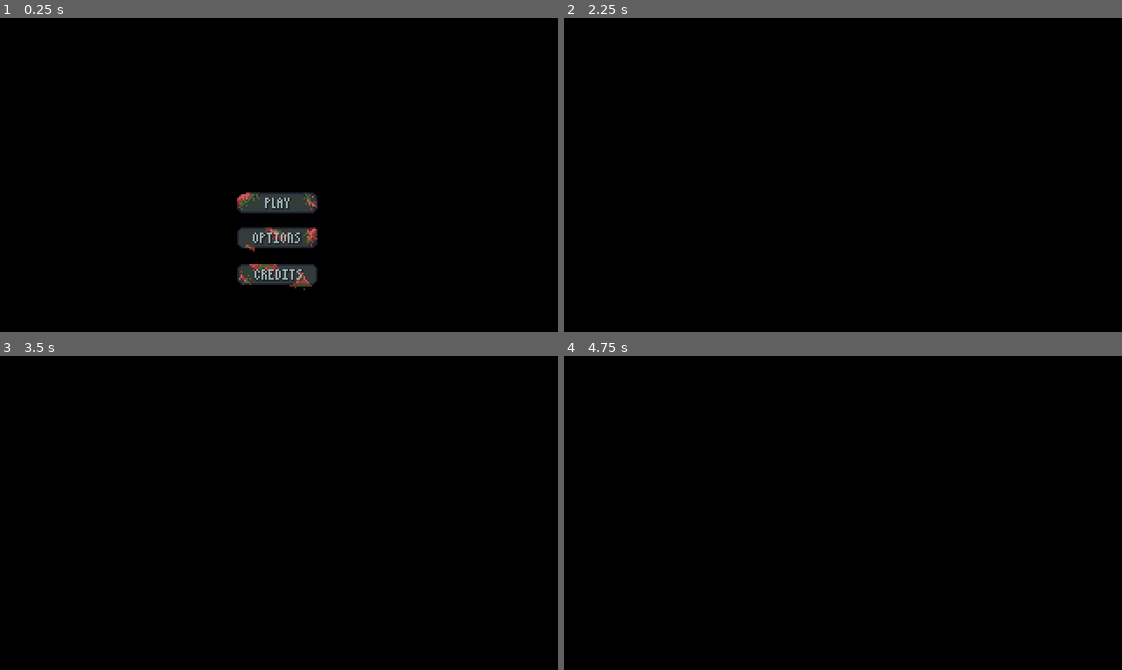
Above: before the commit, frames 1-4 (two rows, left to right).
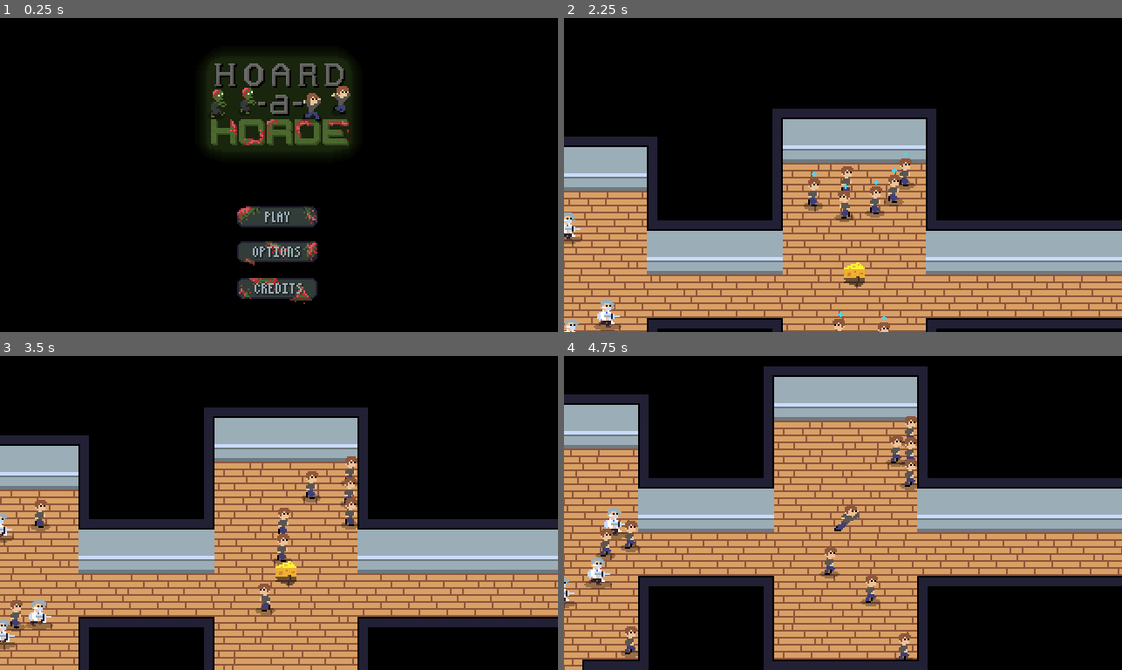
Above: after the commit, the same moments.

Repository: lucasericsson222/gmtk2024
Game: Godot game, scene res://scenes/menu.tscn
The game is run twice, just before and just after one commit, with the same random seed, the same clock (stepped at 60 frames per second) and the same inputs.
Inputs (mouse positions are in pixels of both pictures, inside the frame that each line leads up to; where the layout moved, square brackets give the same spot in the first picture):
- Up to frame 1 (0.25 s): no input
- Up to frame 2 (2.25 s): click (843, 253) [843, 240] at 0.5 s; click (843, 206) at 1.27 s; click (843, 218) at 2.02 s
- Up to frame 3 (3.5 s): tap Enter at 2.75 s; move the mouse to (401, 497) at 2.77 s; hold D (right) from 2.78 s (still down); hold Shift (clump) from 2.78 s (still down)
- Up to frame 4 (4.75 s): move the mouse to (731, 528) at 3.52 s; release D (right) at 3.53 s; release Shift (clump) at 3.53 s; hold S (down) 3.53-4.28 s; tap Space (spread) at 3.6 s; move the mouse to (898, 443) at 4.27 s; hold D (right) from 4.28 s (still down); hold F (throw) from 4.28 s (still down)

The runs differ from the first frame. In frame 1, 12% of the frame differs, in the area x 36-64%, y 12-92%; in frame 2, 49%; in frame 3, 54%; in frame 4, 59%, in the area x 0-100%, y 3-100%.

Commit message:
menus finished besides one asset

Diff:
--- a/cheese_human.gd
+++ b/cheese_human.gd
@@ -29,7 +29,6 @@
 
 
 func _on_animated_sprite_2d_animation_finished() -> void:
-	print("HI")
 	if dying:
 		var zombie_instance = zombie_scene.instantiate()
 		zombie_instance.position = position
--- a/scenes/menu.tscn
+++ b/scenes/menu.tscn
@@ -1,9 +1,14 @@
-[gd_scene load_steps=14 format=3 uid="uid://cp8c2cb4h268c"]
+[gd_scene load_steps=16 format=3 uid="uid://cp8c2cb4h268c"]
 
 [ext_resource type="Script" path="res://scripts/menu.gd" id="1_q0dbo"]
 [ext_resource type="Texture2D" uid="uid://dsxyjwwpsx7vk" path="res://assets/menu_buttons.png" id="2_apugt"]
+[ext_resource type="Texture2D" uid="uid://yivgsec34y5k" path="res://assets/title_screen_with_people_and_zombies.png" id="2_y8qkh"]
 [ext_resource type="Texture2D" uid="uid://mgav88ow3jbv" path="res://assets/menu_buttons_clicked.png" id="3_hvkmk"]
 [ext_resource type="Texture2D" uid="uid://cqt21v5t4j3oy" path="res://assets/menu_buttons_hover.png" id="4_nwyip"]
+
+[sub_resource type="AtlasTexture" id="AtlasTexture_vnfio"]
+atlas = ExtResource("2_y8qkh")
+region = Rect2(25, 7, 96, 68)
 
 [sub_resource type="AtlasTexture" id="AtlasTexture_4ronr"]
 atlas = ExtResource("2_apugt")
@@ -68,24 +73,32 @@
 size_flags_vertical = 4
 theme_override_constants/separation = 7
 
+[node name="TextureRect" type="TextureRect" parent="MarginContainer/VBoxContainer"]
+layout_mode = 2
+size_flags_horizontal = 4
+texture = SubResource("AtlasTexture_vnfio")
+
 [node name="Separator" type="Control" parent="MarginContainer/VBoxContainer"]
-custom_minimum_size = Vector2(0, 70)
+custom_minimum_size = Vector2(0, 10)
 layout_mode = 2
 
 [node name="Play" type="TextureButton" parent="MarginContainer/VBoxContainer"]
 layout_mode = 2
+size_flags_horizontal = 4
 texture_normal = SubResource("AtlasTexture_4ronr")
 texture_pressed = SubResource("AtlasTexture_s1ulu")
 texture_hover = SubResource("AtlasTexture_6u3li")
 
 [node name="Options" type="TextureButton" parent="MarginContainer/VBoxContainer"]
 layout_mode = 2
+size_flags_horizontal = 4
 texture_normal = SubResource("AtlasTexture_sm6in")
 texture_pressed = SubResource("AtlasTexture_8yk28")
 texture_hover = SubResource("AtlasTexture_8c8km")
 
 [node name="Credits" type="TextureButton" parent="MarginContainer/VBoxContainer"]
 layout_mode = 2
+size_flags_horizontal = 4
 texture_normal = SubResource("AtlasTexture_8e4nw")
 texture_pressed = SubResource("AtlasTexture_pvf42")
 texture_hover = SubResource("AtlasTexture_tsos5")
--- a/scenes/options_menu.tscn
+++ b/scenes/options_menu.tscn
@@ -20,18 +20,6 @@
 [sub_resource type="StyleBoxEmpty" id="StyleBoxEmpty_stdre"]
 
 [sub_resource type="StyleBoxEmpty" id="StyleBoxEmpty_qnbsb"]
-
-[sub_resource type="AtlasTexture" id="AtlasTexture_bs8u2"]
-atlas = ExtResource("2_2e0ce")
-region = Rect2(2, 49, 46, 13)
-
-[sub_resource type="AtlasTexture" id="AtlasTexture_4v5dp"]
-atlas = ExtResource("3_bnrmd")
-region = Rect2(2, 49, 45, 12)
-
-[sub_resource type="AtlasTexture" id="AtlasTexture_xg7qp"]
-atlas = ExtResource("4_lru4x")
-region = Rect2(2, 49, 46, 13)
 
 [sub_resource type="AtlasTexture" id="AtlasTexture_uut3y"]
 atlas = ExtResource("2_2e0ce")
@@ -66,9 +54,6 @@
 size_flags_vertical = 4
 theme_override_constants/separation = 11
 
-[node name="Separator" type="Control" parent="MarginContainer/VBoxContainer"]
-layout_mode = 2
-
 [node name="Label" type="Label" parent="MarginContainer/VBoxContainer"]
 layout_mode = 2
 size_flags_horizontal = 4
@@ -87,13 +72,6 @@
 min_value = -20.0
 max_value = 0.0
 
-[node name="Controls" type="TextureButton" parent="MarginContainer/VBoxContainer"]
-layout_mode = 2
-size_flags_horizontal = 4
-texture_normal = SubResource("AtlasTexture_bs8u2")
-texture_pressed = SubResource("AtlasTexture_4v5dp")
-texture_hover = SubResource("AtlasTexture_xg7qp")
-
 [node name="Back" type="TextureButton" parent="MarginContainer/VBoxContainer"]
 layout_mode = 2
 size_flags_horizontal = 4
@@ -102,5 +80,4 @@
 texture_hover = SubResource("AtlasTexture_ie1mc")
 
 [connection signal="value_changed" from="MarginContainer/VBoxContainer/Volume" to="." method="_on_volume_value_changed"]
-[connection signal="pressed" from="MarginContainer/VBoxContainer/Controls" to="." method="_on_controls_pressed"]
 [connection signal="pressed" from="MarginContainer/VBoxContainer/Back" to="." method="_on_back_pressed"]
--- a/scenes/pause_menu.tscn
+++ b/scenes/pause_menu.tscn
@@ -1,7 +1,34 @@
-[gd_scene load_steps=3 format=3 uid="uid://b5aojrrsh38gw"]
+[gd_scene load_steps=12 format=3 uid="uid://b5aojrrsh38gw"]
 
 [ext_resource type="Script" path="res://scripts/pause_menu.gd" id="1_3dvkx"]
-[ext_resource type="SystemFont" path="res://assets/menu_font.tres" id="2_2viqt"]
+[ext_resource type="SystemFont" uid="uid://dwbh23465p0o5" path="res://assets/menu_font.tres" id="2_2viqt"]
+[ext_resource type="Texture2D" uid="uid://dsxyjwwpsx7vk" path="res://assets/menu_buttons.png" id="3_jofqw"]
+[ext_resource type="Texture2D" uid="uid://mgav88ow3jbv" path="res://assets/menu_buttons_clicked.png" id="4_uhojq"]
+[ext_resource type="Texture2D" uid="uid://cqt21v5t4j3oy" path="res://assets/menu_buttons_hover.png" id="5_2ml6g"]
+
+[sub_resource type="AtlasTexture" id="AtlasTexture_qwqhb"]
+atlas = ExtResource("3_jofqw")
+region = Rect2(2, 49, 46, 13)
+
+[sub_resource type="AtlasTexture" id="AtlasTexture_bhfji"]
+atlas = ExtResource("4_uhojq")
+region = Rect2(2, 49, 46, 13)
+
+[sub_resource type="AtlasTexture" id="AtlasTexture_8q0g2"]
+atlas = ExtResource("5_2ml6g")
+region = Rect2(2, 49, 46, 13)
+
+[sub_resource type="AtlasTexture" id="AtlasTexture_s88nl"]
+atlas = ExtResource("3_jofqw")
+region = Rect2(1, 66, 47, 14)
+
+[sub_resource type="AtlasTexture" id="AtlasTexture_g3wgy"]
+atlas = ExtResource("4_uhojq")
+region = Rect2(1, 66, 47, 15)
+
+[sub_resource type="AtlasTexture" id="AtlasTexture_dgpwi"]
+atlas = ExtResource("5_2ml6g")
+region = Rect2(1, 66, 47, 14)
 
 [node name="PauseMenu" type="Control"]
 layout_mode = 3
@@ -36,31 +63,33 @@
 layout_mode = 2
 size_flags_horizontal = 4
 size_flags_vertical = 4
-theme_override_constants/separation = 20
+theme_override_constants/separation = 7
 
 [node name="Label" type="Label" parent="MarginContainer/VBoxContainer"]
 layout_mode = 2
+size_flags_horizontal = 4
 theme_override_fonts/font = ExtResource("2_2viqt")
-theme_override_font_sizes/font_size = 72
+theme_override_font_sizes/font_size = 16
 text = "Paused"
 horizontal_alignment = 1
 
 [node name="Separator" type="Control" parent="MarginContainer/VBoxContainer"]
-custom_minimum_size = Vector2(0, 30)
+custom_minimum_size = Vector2(0, 25)
 layout_mode = 2
 
-[node name="Resume" type="Button" parent="MarginContainer/VBoxContainer"]
-custom_minimum_size = Vector2(250, 0)
+[node name="Resume" type="TextureButton" parent="MarginContainer/VBoxContainer"]
 layout_mode = 2
-theme_override_fonts/font = ExtResource("2_2viqt")
-theme_override_font_sizes/font_size = 48
-text = "Resume"
+size_flags_horizontal = 4
+texture_normal = SubResource("AtlasTexture_qwqhb")
+texture_pressed = SubResource("AtlasTexture_bhfji")
+texture_hover = SubResource("AtlasTexture_8q0g2")
 
-[node name="MainMenu" type="Button" parent="MarginContainer/VBoxContainer"]
+[node name="MainMenu" type="TextureButton" parent="MarginContainer/VBoxContainer"]
 layout_mode = 2
-theme_override_fonts/font = ExtResource("2_2viqt")
-theme_override_font_sizes/font_size = 48
-text = "Main Menu"
+size_flags_horizontal = 4
+texture_normal = SubResource("AtlasTexture_s88nl")
+texture_pressed = SubResource("AtlasTexture_g3wgy")
+texture_hover = SubResource("AtlasTexture_dgpwi")
 
 [connection signal="pressed" from="MarginContainer/VBoxContainer/Resume" to="." method="_on_resume_pressed"]
 [connection signal="pressed" from="MarginContainer/VBoxContainer/MainMenu" to="." method="_on_main_menu_pressed"]
--- a/scripts/audio_manager.gd
+++ b/scripts/audio_manager.gd
@@ -1,7 +1,9 @@
 extends Node2D
 
 enum SoundEffects {
-	MENU_BUTTON
+	MENU_BUTTON,
+	ZOMBIE_GROAN_1,
+	ZOMBIE_GROAN_2
 }
 
 enum Songs {
@@ -11,7 +13,9 @@
 }
 
 const SFX_RESOURCES := {
-	SoundEffects.MENU_BUTTON: preload("res://audio/menuSelect.wav")
+	SoundEffects.MENU_BUTTON: preload("res://audio/menu_select.wav"),
+	SoundEffects.ZOMBIE_GROAN_1: preload("res://audio/zombie_1.wav"),
+	SoundEffects.ZOMBIE_GROAN_2: preload("res://audio/zombie_2.wav")
 }
 
 const SONG_RESOURCES := {
--- a/scripts/zombie.gd
+++ b/scripts/zombie.gd
@@ -12,6 +12,13 @@
 var z_velocity = 0
 var z_gravity = -5
 var z_pos = 0
+
+func _ready() -> void:
+	if randi_range(0, 1) == 0:
+		AudioManager.play_sfx(AudioManager.SoundEffects.ZOMBIE_GROAN_1)
+	else:
+		AudioManager.play_sfx(AudioManager.SoundEffects.ZOMBIE_GROAN_2)
+
 func _physics_process(delta: float) -> void:
 	# Add the gravity.
 
Binary file added: assets/title_screen_with_people_and_zombies.png
Not shown, added: assets/title_screen_with_people_and_zombies.png.import
Not shown, added: audio/menu_select.wav.import
Not shown, added: audio/table_break.wav.import
Not shown, changed: audio/zombie_1.wav.import
Not shown, added: audio/zombie_2.wav.import
Not shown: 1 places in scenes/options_menu.tscn that only renumber resources
Not shown, added: audio/menu_select.wav
Not shown, added: audio/table_break.wav
Not shown, added: audio/zombie_1.wav
Not shown, added: audio/zombie_2.wav
